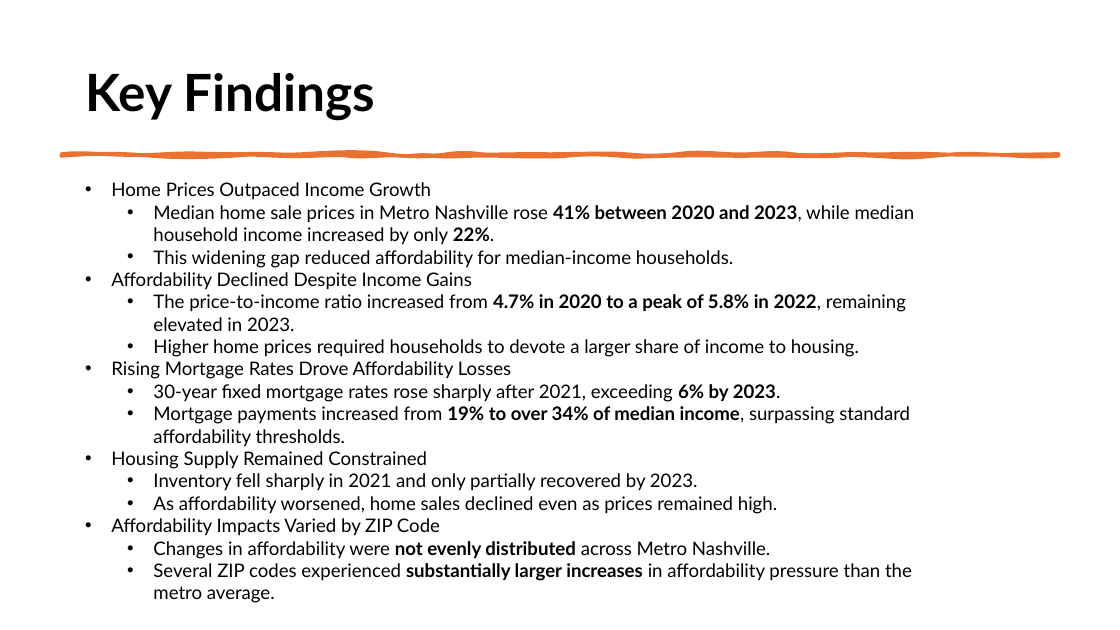
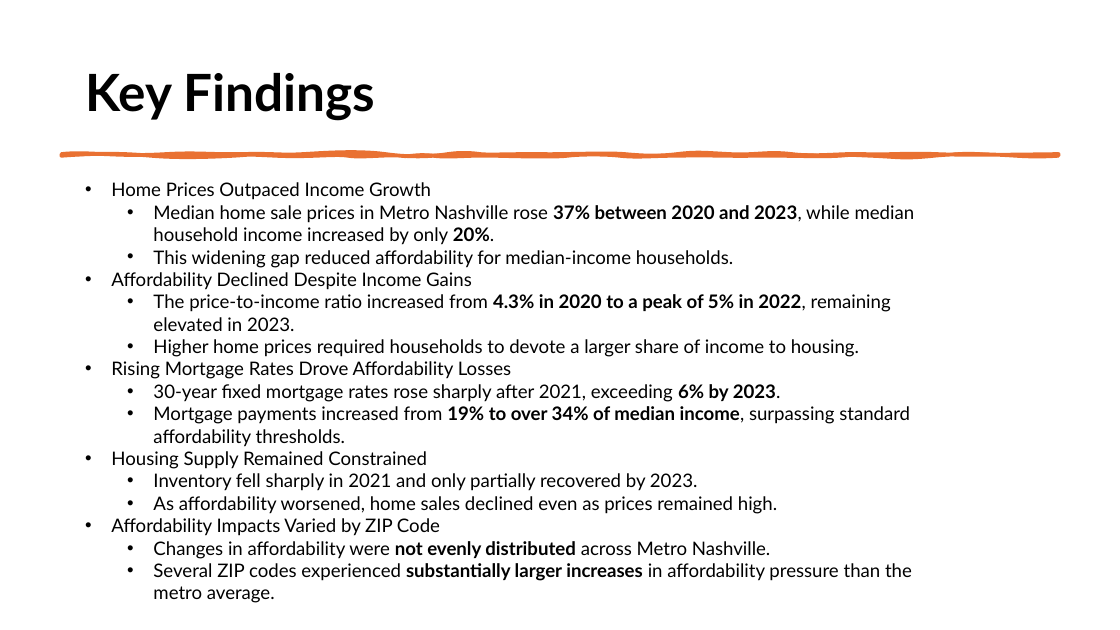
Before and after one commit to lukemgaff/Capstone-Project, a slide deck: slide 12 of Capstone(Nashville Housing).pptx. Drawn at 1120x630 pixels with LibreOffice and Linux fonts; fonts in the diff are those of the drawing. Boxes give left, top, right and bottom in pixels: in the first picture for what was removed or moved away, otherwise in the second. Text is boxed around its words. In the diff, an @@ line names an element or a change of style, - is before the commit and + after.

```diff
--- a/Capstone(Nashville Housing).pptx
+++ b/Capstone(Nashville Housing).pptx
@@ text at (153, 205, 915, 245): text changed @@
-  • Median home sale prices in Metro Nashville rose 41% between 2020 and 2023, while median household income increased by only 22%.
+  • Median home sale prices in Metro Nashville rose 37% between 2020 and 2023, while median household income increased by only 20%.
@@ text at (153, 294, 891, 331): text changed @@
-  • The price-to-income ratio increased from 4.7% in 2020 to a peak of 5.8% in 2022, remaining elevated in 2023.
+  • The price-to-income ratio increased from 4.3% in 2020 to a peak of 5% in 2022, remaining elevated in 2023.
```
Also in this commit, not shown: 10 other slides changed, 1 slide added, 18 other files.
